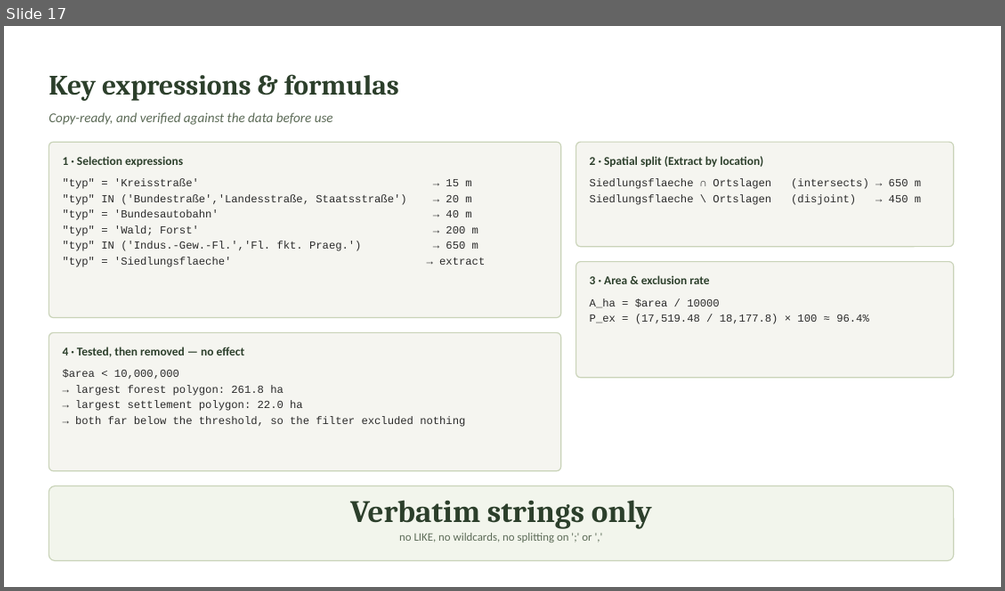
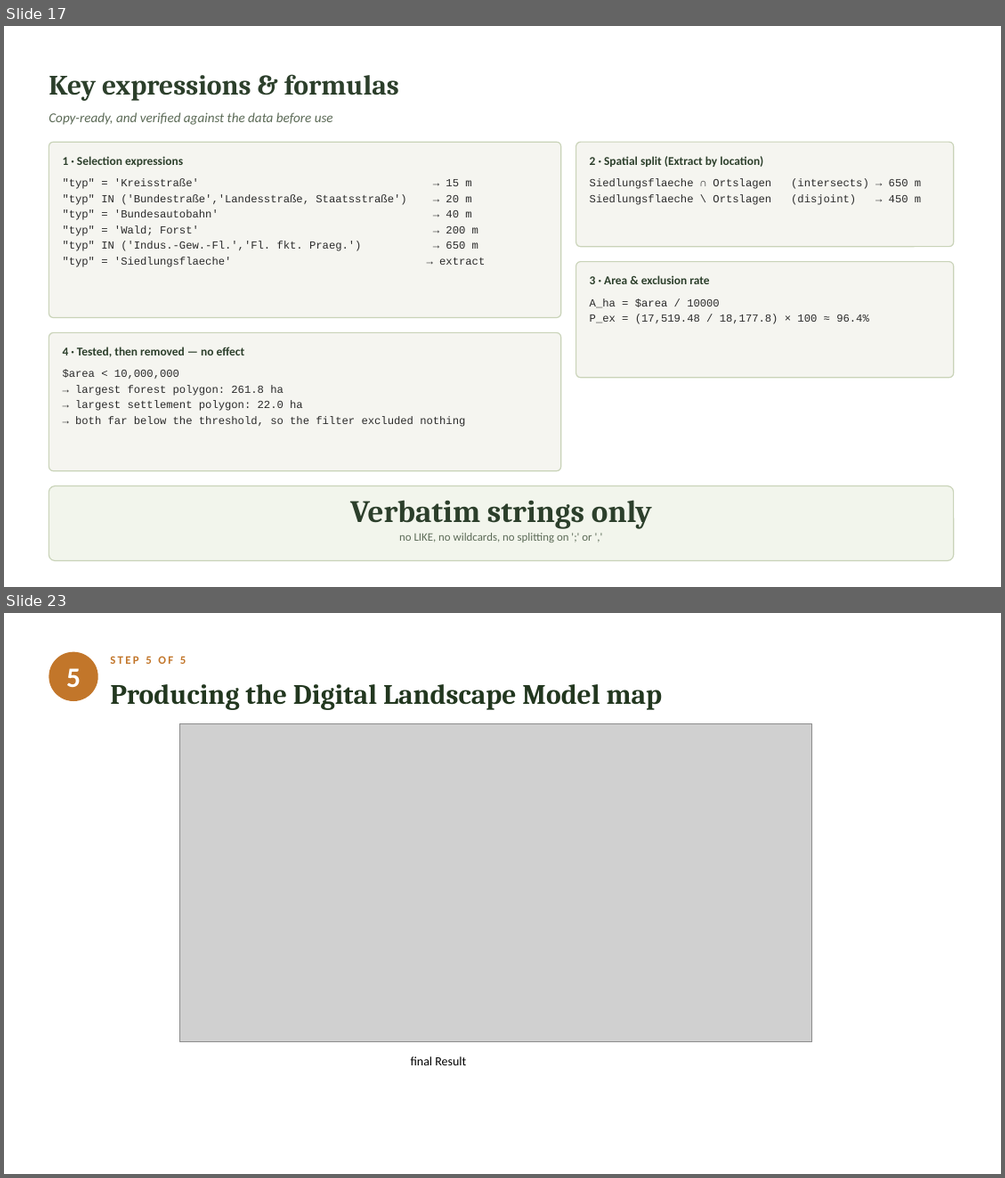
Before and after one commit to Kratosna/Methoden-zur-Analyse-und-Modellierung-von-r-umlichen-Umweltdaten, a slide deck: Procedure_Presentation.pptx. Shown one above the other, each under a label of ours: slide 17 before the commit, slides 17 and 23 after it; the slides between them are not shown. The pictures are 1005x591 and 1005x1178 pixels, drawn with LibreOffice and Linux fonts; fonts in the diff are those of the drawing; grey boxes stand for pictures. Boxes give left, top, right and bottom in pixels: in the first picture for what was removed or moved away, otherwise in the second. Text is boxed around its words. In the diff, an @@ line names an element or a change of style, - is before the commit and + after.

```diff
--- a/Procedure_Presentation.pptx
+++ b/Procedure_Presentation.pptx
@@ slide 23 added at box(4, 613, 1001, 1174), background #FFFFFF @@
@@ ellipse added at box(48, 652, 98, 701), fill #C2762A @@
@@ text added at box(110, 656, 186, 664), 11 pt, text #C2762A, bold @@
+STEP 5 OF 5
@@ text added at box(66, 668, 81, 687), 27 pt, text #FFFFFF, bold @@
+5
@@ text added at box(110, 684, 663, 710), 27 pt, text #22371F, bold @@
+Producing the Digital Landscape Model map
@@ picture added at box(180, 723, 812, 1041) @@
@@ text added at box(411, 1056, 466, 1065), 12 pt, text #000000 @@
+final Result
```
Also in this commit, not shown: 6 other slides added, 3 other files.
